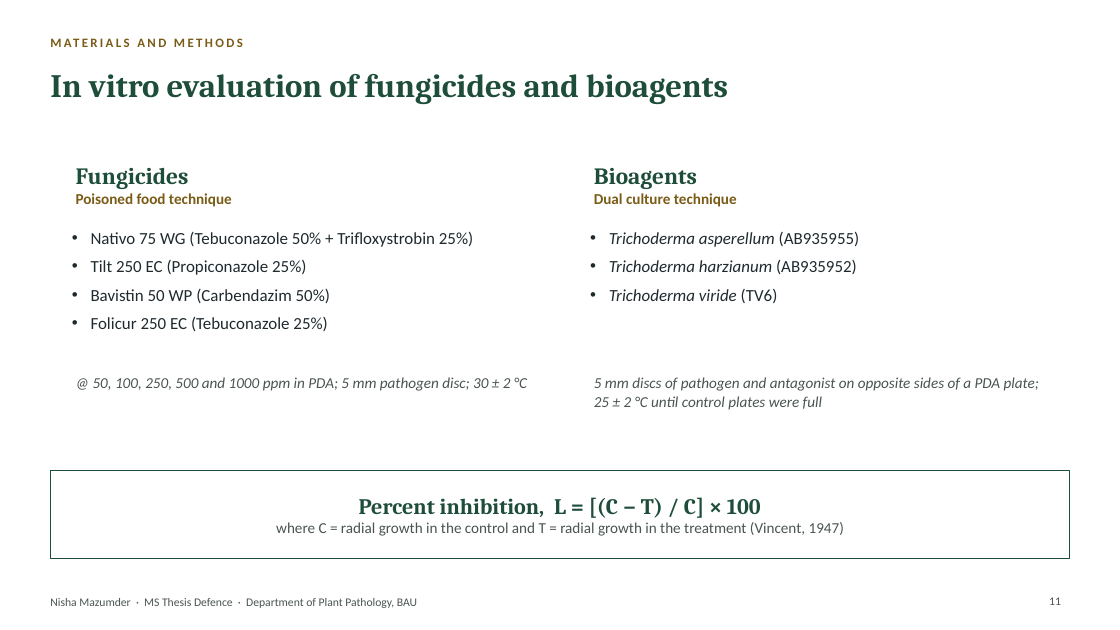
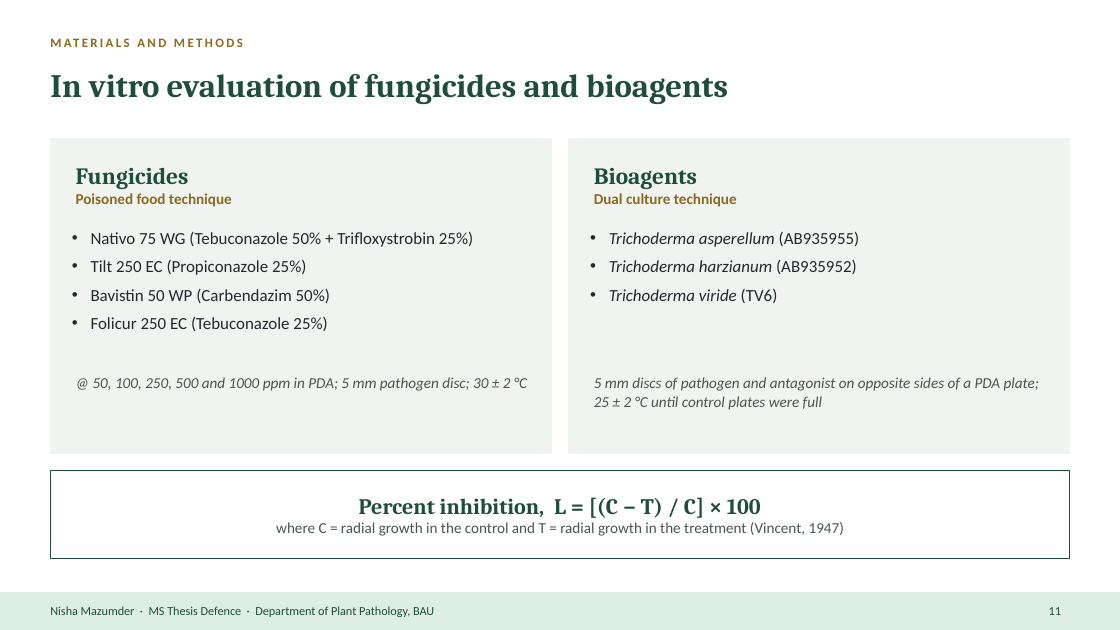
Before and after one commit to bipro-b/nm-documenents, a slide deck: slide 11 of docs/Nisha_MS_Thesis_Defence.pptx. Drawn at 1120x630 pixels with LibreOffice and Linux fonts; fonts in the diff are those of the drawing; background and template pictures are left out. Boxes give left, top, right and bottom in pixels: in the first picture for what was removed or moved away, otherwise in the second. Text is boxed around its words. In the diff, an @@ line names an element or a change of style, - is before the commit and + after.

```diff
--- a/docs/Nisha_MS_Thesis_Defence.pptx
+++ b/docs/Nisha_MS_Thesis_Defence.pptx
@@ text "MATERIALS AND METHODS" at <box>50,30,1070,54</box>: text colour #7A5C17 to #8A6A1F @@
@@ rectangle at <box>50,139,551,454</box>: fill #FFFFFF at 78% opacity to #EFF4F1; outline none to #EFF4F1 1 pt @@
@@ rectangle at <box>569,139,1070,454</box>: fill #FFFFFF at 78% opacity to #EFF4F1; outline none to #EFF4F1 1 pt @@
@@ text at <box>76,193,232,207</box>: text colour #7A5C17 to #8A6A1F in "Poisoned food technique" @@
@@ text at <box>594,193,737,207</box>: text colour #7A5C17 to #8A6A1F in "Dual culture technique" @@
@@ rectangle added at <box>0,592,1120,630</box>, fill #DDEFE3, outline #DDEFE3 1 pt @@
@@ text "Nisha Mazumder · MS Thesis ...": place and size @@
-text "Nisha Mazumder · MS Thesis ..." at <box>50,598,417,608</box>
+text "Nisha Mazumder · MS Thesis ..." at <box>50,606,434,617</box>
@@ text "Nisha Mazumder · MS Thesis ..." at <box>50,606,434,617</box>: size 10 to 10.5 pt, text colour #4A5550 to #1E4D3A @@
@@ page number: place and size @@
-page number at <box>1049,597,1061,605</box>
+page number at <box>1049,607,1061,615</box>
@@ page number at <box>1049,607,1061,615</box>: size 10 to 10.5 pt, text colour #4A5550 to #1E4D3A; vertical alignment top to middle @@
```
Also in this commit, not shown: 37 other slides changed, 2 other files.
